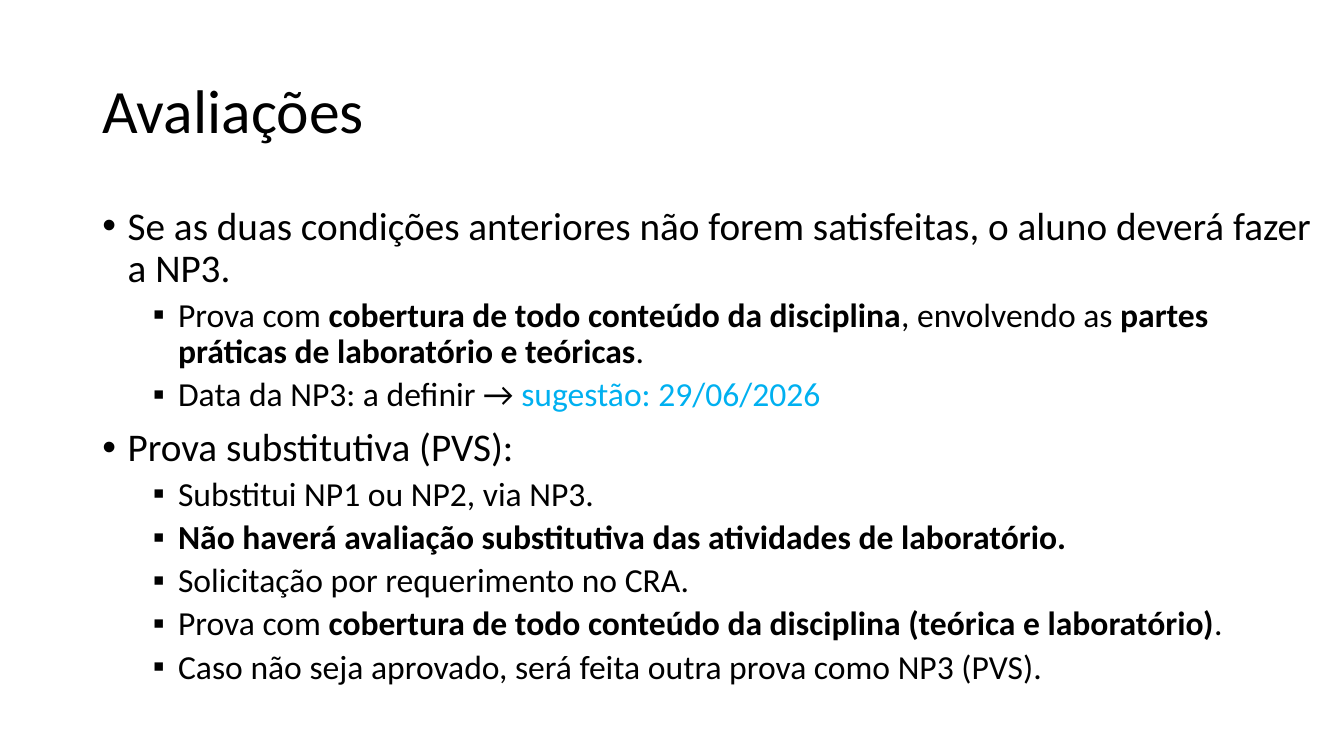
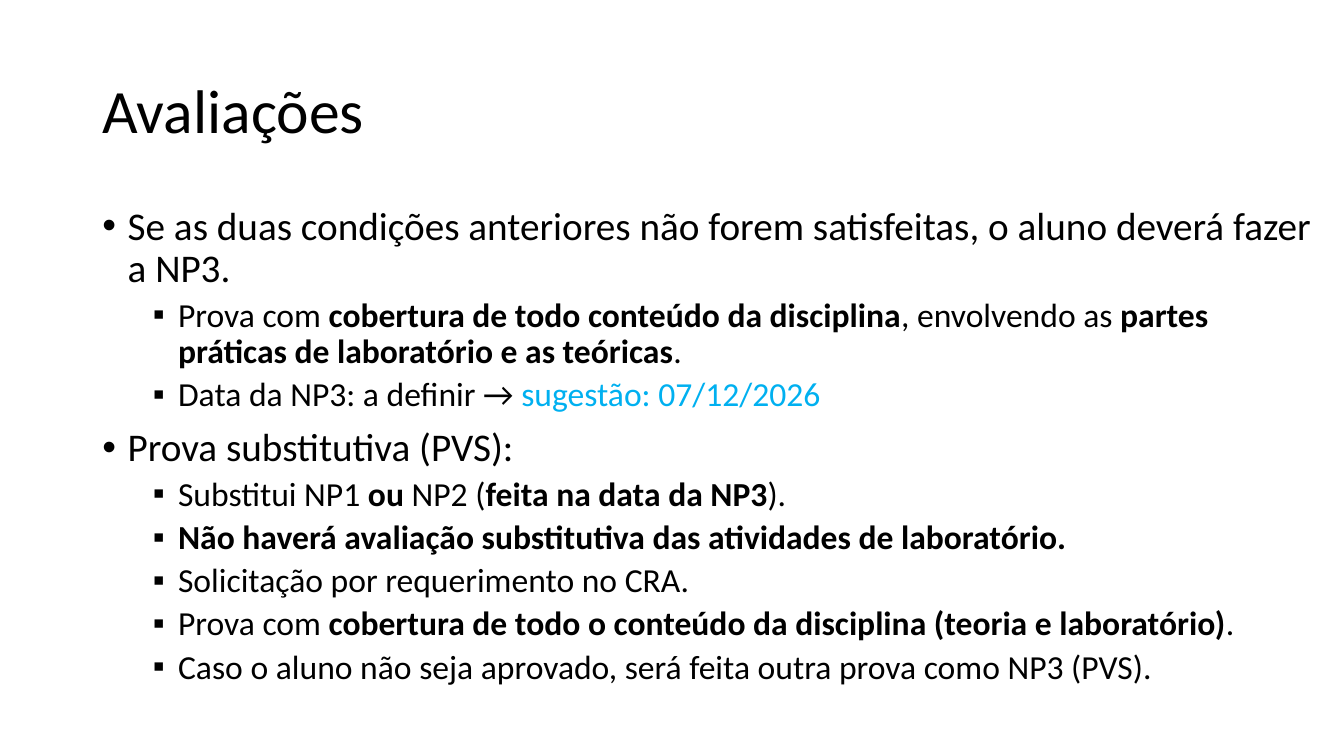
Before and after one commit to zz4fap/c24_inteligencia_artificial, a slide deck: slide 7 of slides/C24_Introdução.pptx. Drawn at 1344x756 pixels with LibreOffice and Linux fonts; fonts in the diff are those of the drawing. Boxes give left, top, right and bottom in pixels: in the first picture for what was removed or moved away, otherwise in the second. Text is boxed around its words. In the diff, an @@ line names an element or a change of style, - is before the commit and + after.

Commit message:
update of slides

```diff
--- a/slides/C24_Introdução.pptx
+++ b/slides/C24_Introdução.pptx
@@ text at [178, 303, 1208, 412]: text changed @@
-  ▪ Prova com cobertura de todo conteúdo da disciplina, envolvendo as partes práticas de laboratório e teóricas.
-  ▪ Data da NP3: a definir → sugestão: 29/06/2026
+  ▪ Prova com cobertura de todo conteúdo da disciplina, envolvendo as partes práticas de laboratório e as teóricas.
+  ▪ Data da NP3: a definir → sugestão: 07/12/2026
@@ text at [178, 481, 786, 511]: text changed @@
-  ▪ Substitui NP1 ou NP2, via NP3.
+  ▪ Substitui NP1 ou NP2 (feita na data da NP3).
@@ text at [178, 610, 1234, 685]: text changed @@
-  ▪ Prova com cobertura de todo conteúdo da disciplina (teórica e laboratório).
-  ▪ Caso não seja aprovado, será feita outra prova como NP3 (PVS).
+  ▪ Prova com cobertura de todo o conteúdo da disciplina (teoria e laboratório).
+  ▪ Caso o aluno não seja aprovado, será feita outra prova como NP3 (PVS).
```
Also in this commit, not shown: 4 other slides changed, 1 slide added, 1 other file.
